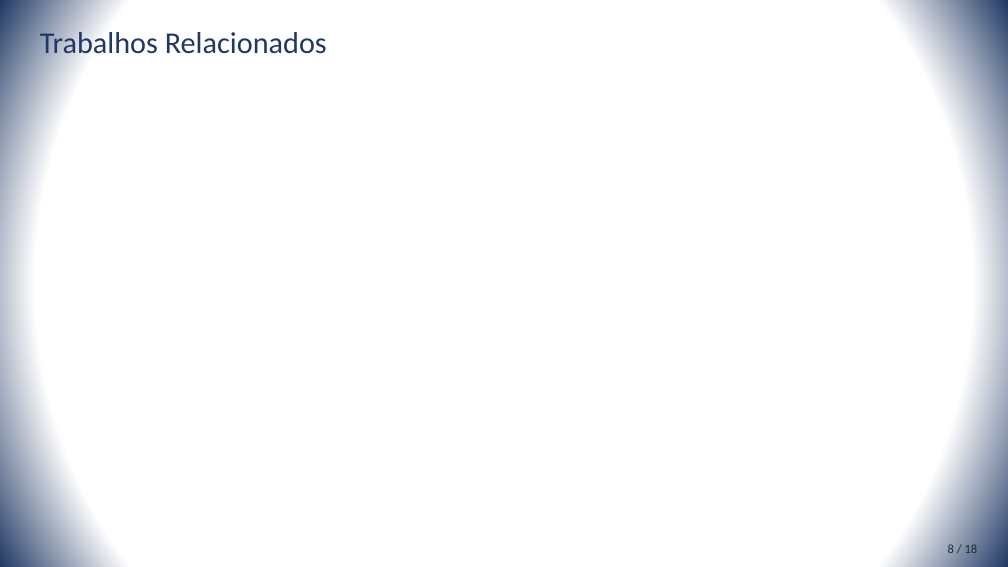
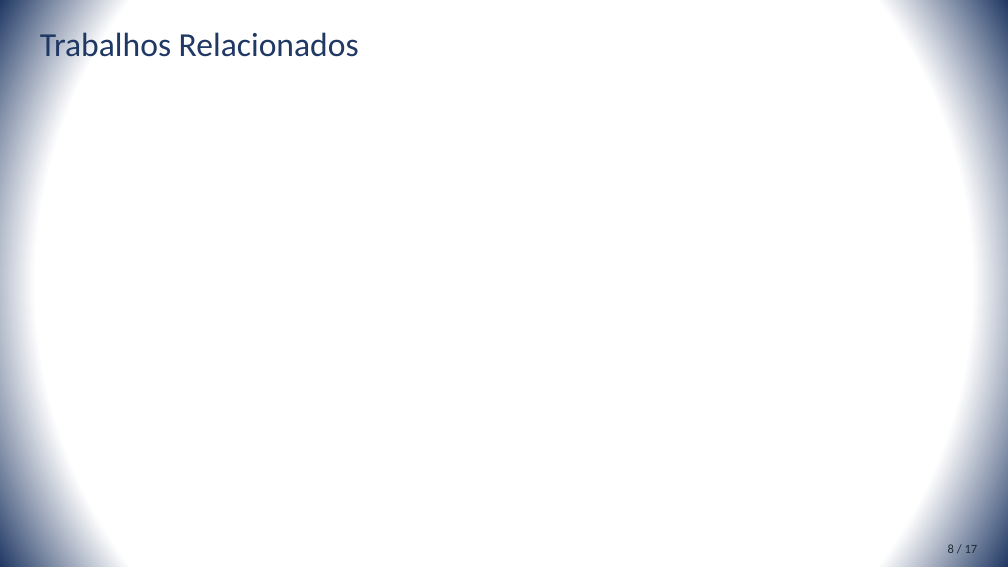
Before and after one commit to rustanitu/atfgtex, a slide deck: slide 8 of presentation/presentation.pptm. Drawn at 1008x567 pixels with LibreOffice and Linux fonts; fonts in the diff are those of the drawing. Boxes give left, top, right and bottom in pixels: in the first picture for what was removed or moved away, otherwise in the second. Text is boxed around its words. In the diff, an @@ line names an element or a change of style, - is before the commit and + after.

```diff
--- a/presentation/presentation.pptm
+++ b/presentation/presentation.pptm
@@ title "Trabalhos Relacionados" at [40, 28, 359, 64]: size 28.8 to 32 pt @@
@@ text at [948, 544, 978, 553]: text changed @@
-8 / 18
+8 / 17
```
Also in this commit, not shown: 15 other slides changed.
